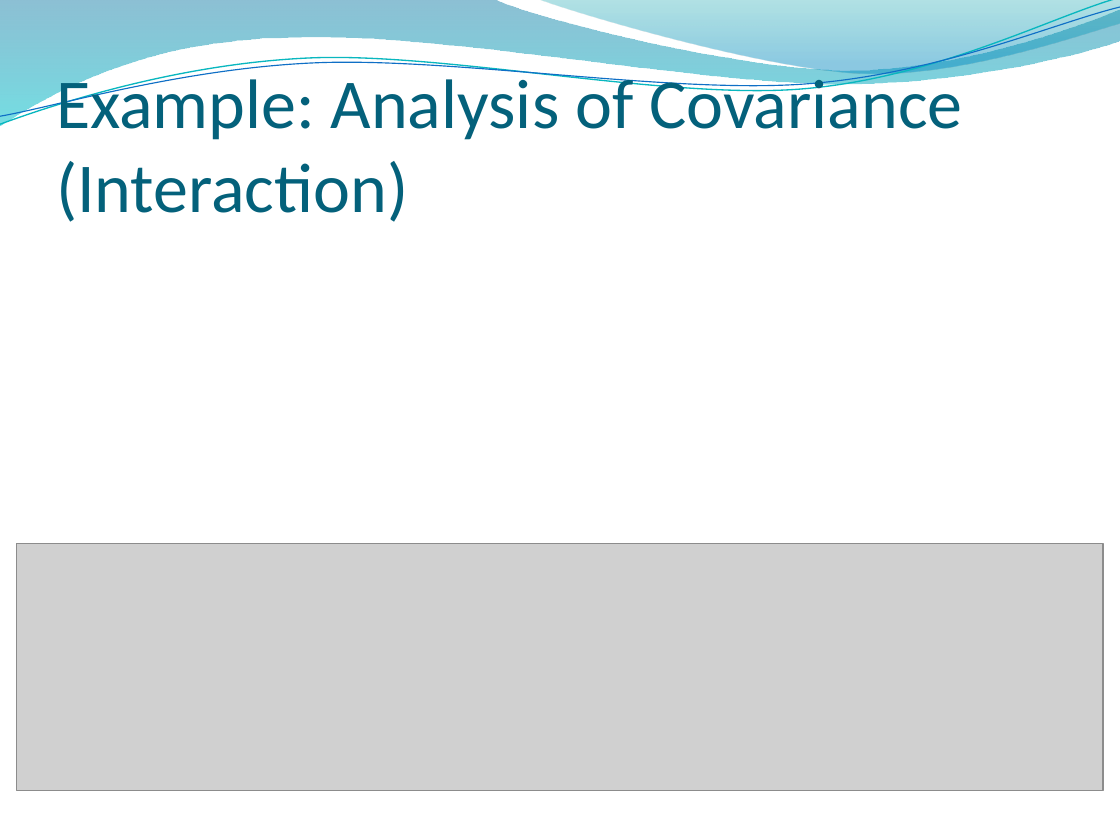
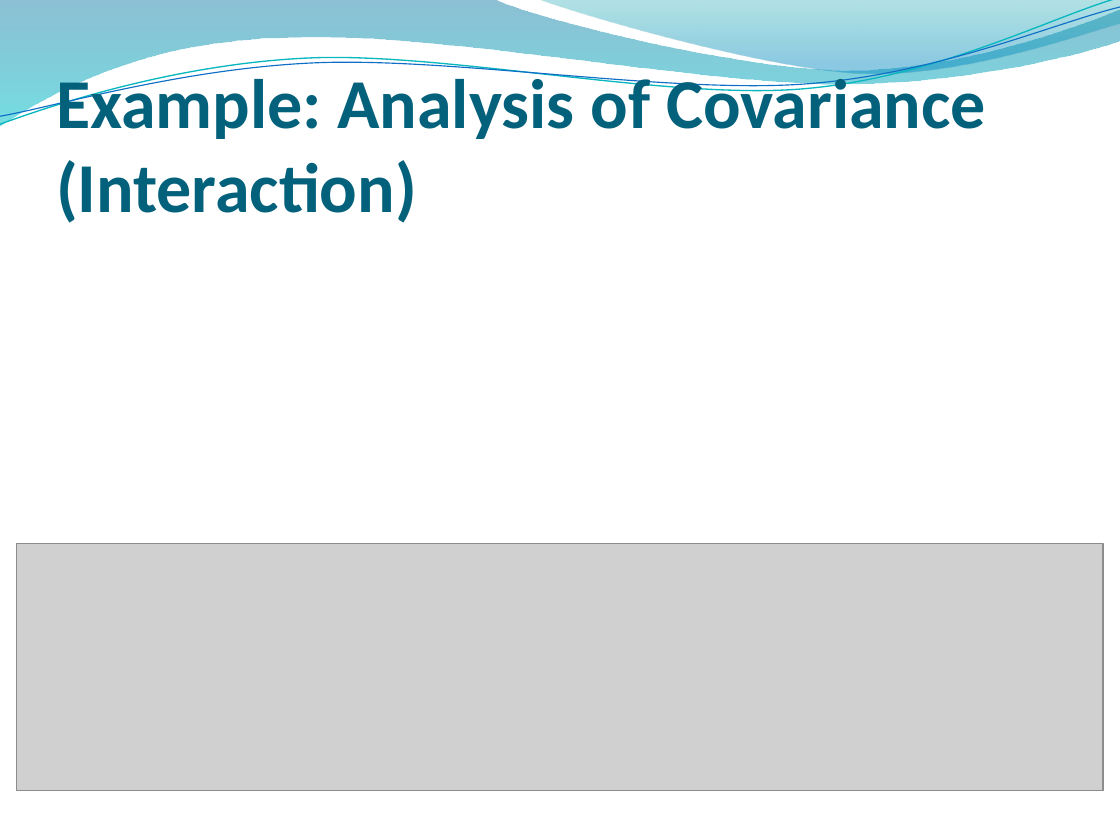
Before and after one commit to ricschuster/R_Workshop_Vienna_2018_02, a slide deck: slide 42 of ppts/Topic 3 Key Components of (Generalized) Linear Models.pptx. Drawn at 1120x840 pixels with LibreOffice and Linux fonts; fonts in the diff are those of the drawing; grey boxes stand for pictures; background and template pictures are left out. Boxes give left, top, right and bottom in pixels: in the first picture for what was removed or moved away, otherwise in the second. Text is boxed around its words. In the diff, an @@ line names an element or a change of style, - is before the commit and + after.

```diff
--- a/ppts/Topic 3 Key Components of (Generalized) Linear Models.pptx
+++ b/ppts/Topic 3 Key Components of (Generalized) Linear Models.pptx
@@ title "Example: Analysis of Covariance (Interaction)" at (56,70,986,223): bold on @@
```
Also in this commit, not shown: 40 other slides changed.
